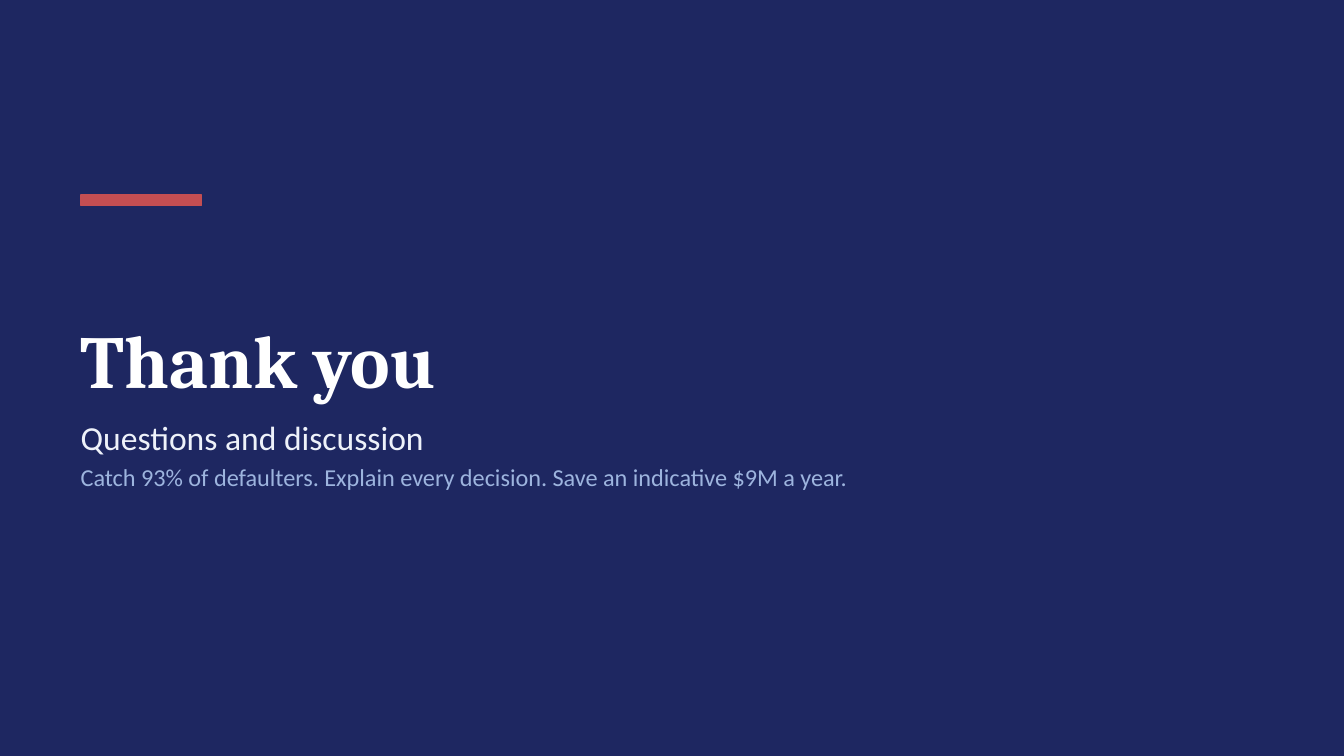
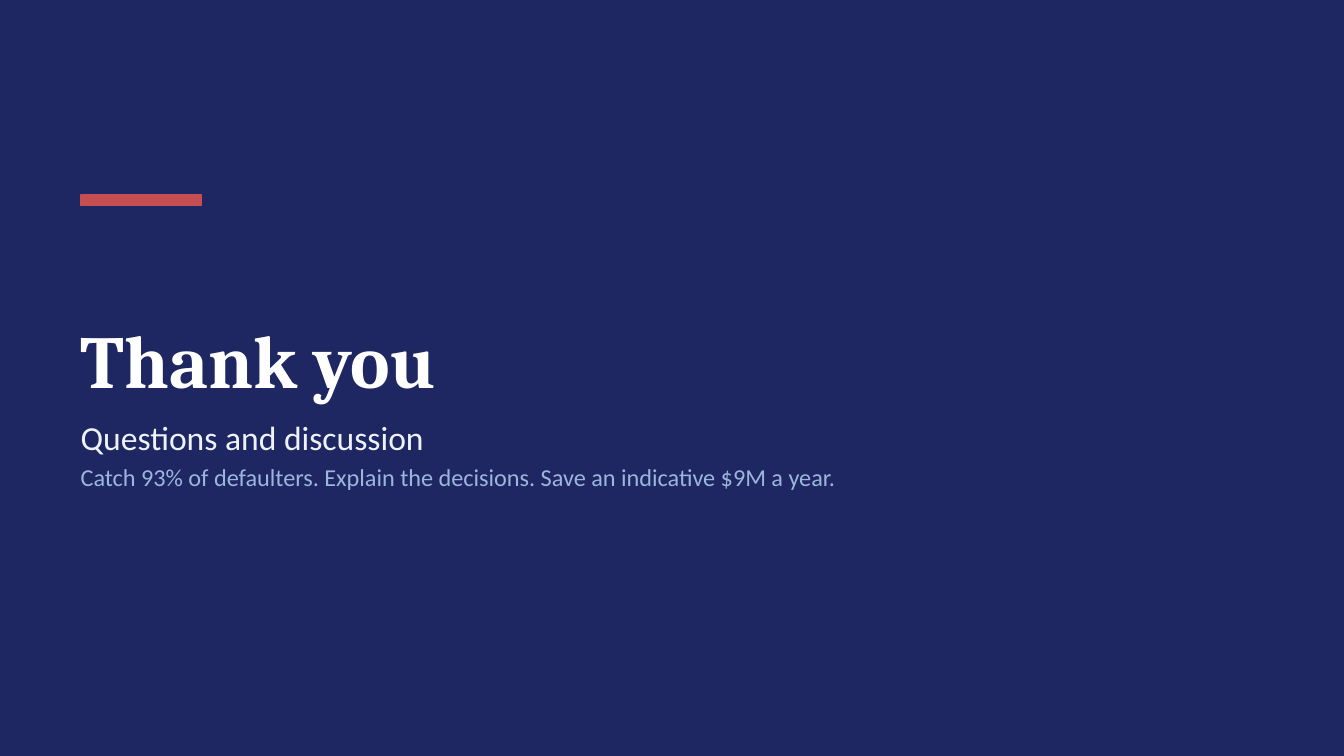
Before and after one commit to shubham1891/Personal-code, a slide deck: slide 15 of presentation/Loan_Default_Prediction_Presentation.pptx. Drawn at 1344x756 pixels with LibreOffice and Linux fonts; fonts in the diff are those of the drawing. Boxes give left, top, right and bottom in pixels: in the first picture for what was removed or moved away, otherwise in the second. Text is boxed around its words. In the diff, an @@ line names an element or a change of style, - is before the commit and + after.

```diff
--- a/presentation/Loan_Default_Prediction_Presentation.pptx
+++ b/presentation/Loan_Default_Prediction_Presentation.pptx
@@ text at (81,469,835,490): text changed @@
-Catch 93% of defaulters. Explain every decision. Save an indicative $9M a year.
+Catch 93% of defaulters. Explain the decisions. Save an indicative $9M a year.
```
Also in this commit, not shown: 5 other slides changed, 6 other files.
